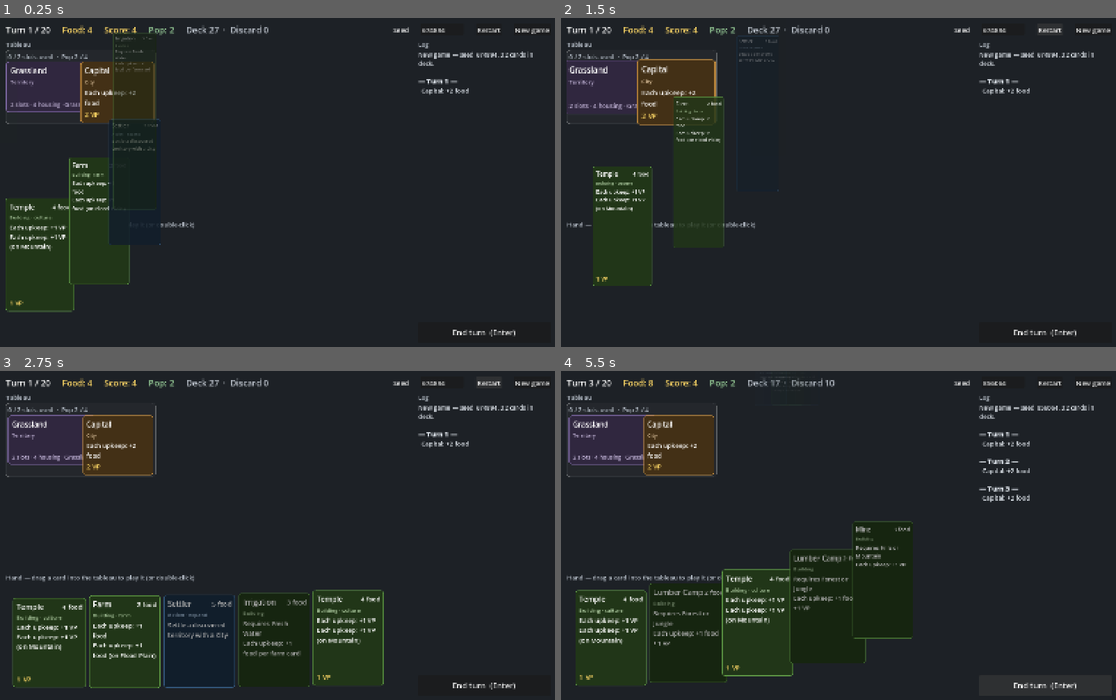
Above: before the commit, frames 1-4 (two rows, left to right).
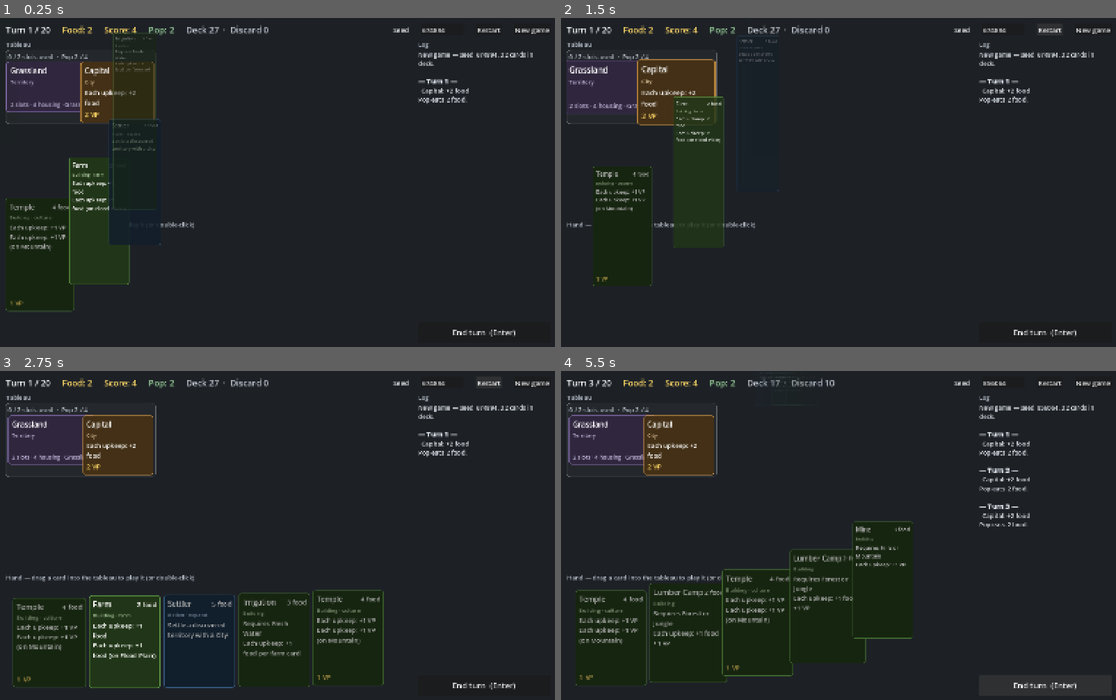
Above: after the commit, the same moments.

Repository: r888888888/4x-card-game
Game: Godot game, scene res://ui/main.tscn
Same seed, same stepped clock (60 frames per second), same inputs: the game is played once before the commit and once after it.
Inputs:
- Up to frame 1 (0.25 s): no input
- Up to frame 2 (1.5 s): click "Restart" at 0.5 s; click "Restart" at 1.25 s
- Up to frame 3 (2.75 s): click "Restart" at 2 s
- Up to frame 4 (5.5 s): click "New game" at 2.75 s; click "New game" at 3.5 s; click "End turn (Enter)" at 4.25 s; click "End turn (Enter)" at 5 s

The runs differ from the first frame. In frame 1, 0.5% of the frame differs, in the area x 1-85%, y 2-89%; in frame 2, 0.4%; in frame 3, 1.3%; in frame 4, 1.9%, in the area x 2-85%, y 3-96%.

Commit message:
011: pop eats food after upkeep production; shortfall starves the biggest territory
Co-Authored-By: Claude Opus 5.5 <noreply@anthropic.com>

Diff:
--- a/engine/game_engine.gd
+++ b/engine/game_engine.gd
@@ -365,7 +365,29 @@
 	_log("— Turn %d —" % turn)
 	for card in zone("tableau").cards.duplicate():
 		_resolve(card, "upkeep")
+	if population_on():
+		_feed_pop()
 	draw(config.hand_size)
+
+
+## Pop eats food_upkeep food each. Each food that can't be paid starves 1 pop from the territory with
+## the most pop (ties: the one settled first).
+func _feed_pop() -> void:
+	var need: int = total_pop() * config.population.food_upkeep
+	if need == 0:
+		return
+	var eaten: int = mini(need, resources.food)
+	resources.food -= eaten
+	_log("Pop eats %d food." % eaten)
+	for i in need - eaten:
+		var biggest: CardInstance = null
+		for card in zone("tableau").cards:
+			if card.def.type == "territory" and card.pop > 0 and (biggest == null or card.pop > biggest.pop):
+				biggest = card
+		if biggest == null:
+			break
+		biggest.pop -= 1
+		_log("%s: 1 pop starved." % biggest.def.name)
 
 
 func _event_phase() -> void:
Not shown, changed: docs/backlog/011-food-upkeep.md
